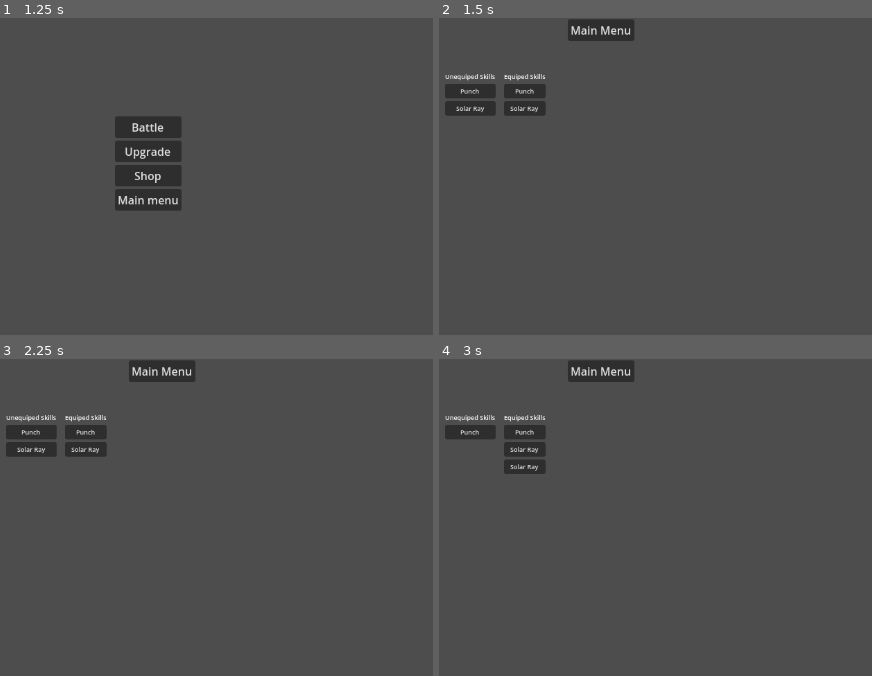
Above: before the commit, frames 1-4 (two rows, left to right).
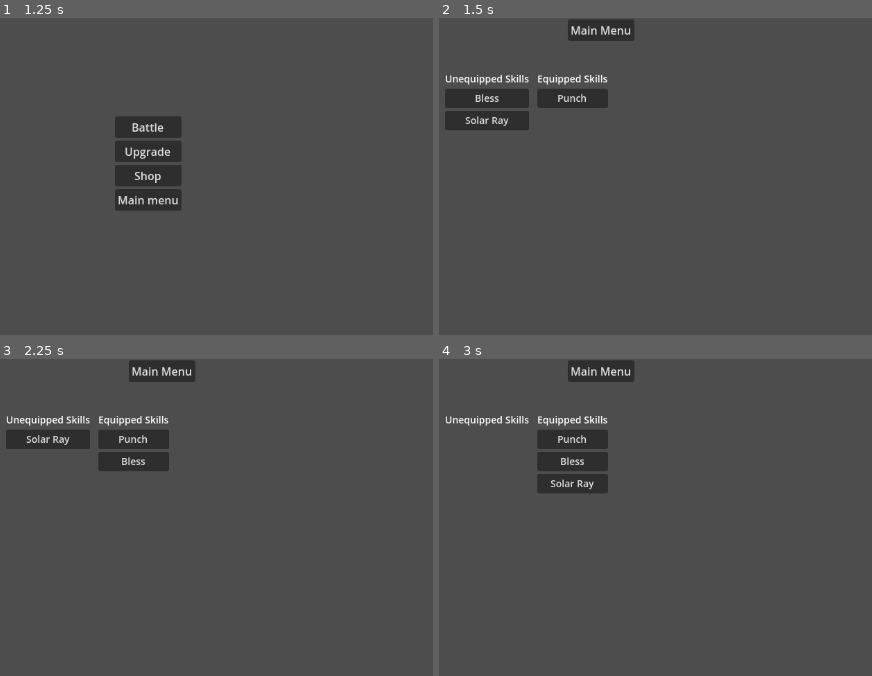
Above: after the commit, the same moments.

Repository: DrakeborgDev/elemastar
Game: Godot game, scene res://menus/main_menu.tscn
Same seed, same stepped clock (60 frames per second), same inputs: the game is played once before the commit and once after it.
Inputs (mouse positions are in pixels of both pictures, inside the frame that each line leads up to):
- Up to frame 1 (1.25 s): click "Begin" at 0.5 s
- Up to frame 2 (1.5 s): click "Upgrade" at 1.25 s
- Up to frame 3 (2.25 s): click (47, 438) at 2 s, where only the run after the commit has a clickable "Bless"
- Up to frame 4 (3 s): click "Solar Ray" at 2.75 s

Frame 1 is identical in both runs. In frame 2, 3.2% of the frame differs, in the area x 1-40%, y 17-36%; in frame 3, 3.6%; in frame 4, 4.7%, in the area x 1-40%, y 17-43%.

Commit message:
fixed duplication and erasures introduced in the previous commit

Diff:
--- a/menus/skills.tscn
+++ b/menus/skills.tscn
@@ -27,7 +27,7 @@
 
 [node name="Label" type="Label" parent="HSplitContainer/SkillContainer"]
 layout_mode = 2
-text = "Unequiped Skills"
+text = "Unequipped Skills"
 
 [node name="equipedSkills" type="VBoxContainer" parent="HSplitContainer"]
 unique_name_in_owner = true
@@ -36,6 +36,6 @@
 
 [node name="Label" type="Label" parent="HSplitContainer/equipedSkills"]
 layout_mode = 2
-text = "Equiped Skills"
+text = "Equipped Skills"
 
 [connection signal="pressed" from="back" to="." method="_on_back_pressed"]
--- a/menus/themes/skill_tree.tres
+++ b/menus/themes/skill_tree.tres
@@ -1,4 +1,4 @@
 [gd_resource type="Theme" format=3 uid="uid://dt3hbvp3xbydq"]
 
 [resource]
-default_font_size = 9
+default_font_size = 14
--- a/scripts/global_values.gd
+++ b/scripts/global_values.gd
@@ -10,7 +10,7 @@
 var xp = 0
 var lvl = 0
 var bittergems = 0
-var unlocked = ["Solar Ray"]
+var unlocked = ["Solar Ray", "Bless"]
 var equipped = ["Punch"]
 
 # battle vars
--- a/scripts/skills.gd
+++ b/scripts/skills.gd
@@ -1,40 +1,34 @@
 extends Node2D
 
-func _load_skills(skill: String, where: String, dir: String = "res://JSON/Player_Abilites/"):
-	for skillPath in DirAccess.get_files_at(dir):
+func _load_skills(where: Node, list):
+	var dir = "res://JSON/Player_Abilites/"
+	print("\n")
+	for skillFile in DirAccess.get_files_at(dir):
 		var json = JSON.new()
-		var found = false
-		var skillAsText = FileAccess.get_file_as_string(dir+skillPath)
+		var _found = false
+		var skillAsText = FileAccess.get_file_as_string(dir+skillFile)
 		var skillAsDict = json.parse(skillAsText)
-		var targetNode = get_node("HSplitContainer/"+where)
+		print(str(skillFile))
 		if skillAsDict == OK:
 			var data = json.data
-			for item in GlobalValues.equipped:
+			print(list)
+			for item in list:
 				if item == data.name:
-					targetNode.add_child(Button.new())
-					for child in targetNode.get_children():
+					where.add_child(Button.new())
+					for child in where.get_children():
 						if child is Button:
 							if child.text == "":
 								child.text = data.name
 								child.connect("pressed", _button_testing)
 								print("Added " + data.name)
-			for item in GlobalValues.unlocked:
-				if item == data.name:
-					targetNode.add_child(Button.new())
-					for child in targetNode.get_children():
-						if child is Button:
-							if child.text == "":
-								child.text = data.name
-								child.connect("pressed", _button_testing)
-								print("Added " + data.name)
+				else:
+					pass
 		else:
-			print("JSON Parse Error: ", json.get_error_message(), " in ", skill, ".json at line ", json.get_error_line())
+			print("JSON Parse Error: ", json.get_error_message(), " in ", skillFile, ".json at line ", json.get_error_line())
 
 func _ready() -> void:
-	for skill in GlobalValues.equipped:
-		_load_skills(skill,"equipedSkills")
-	for skill in GlobalValues.unlocked:
-		_load_skills(skill,"SkillContainer")
+	_load_skills(%equipedSkills, GlobalValues.equipped)
+	_load_skills(%SkillContainer, GlobalValues.unlocked)
 
 func _button_testing():
 	var found_clicked = false
@@ -56,7 +50,6 @@
 func _on_back_pressed() -> void:
 	GlobalValues.equipped = []
 	GlobalValues.unlocked = []
-	# TODO don't append the text, append the file-name thats name property matches the text
 	for skill in get_node("HSplitContainer/SkillContainer").get_children():
 		if skill is Button:
 			GlobalValues.unlocked.append(skill.text)
